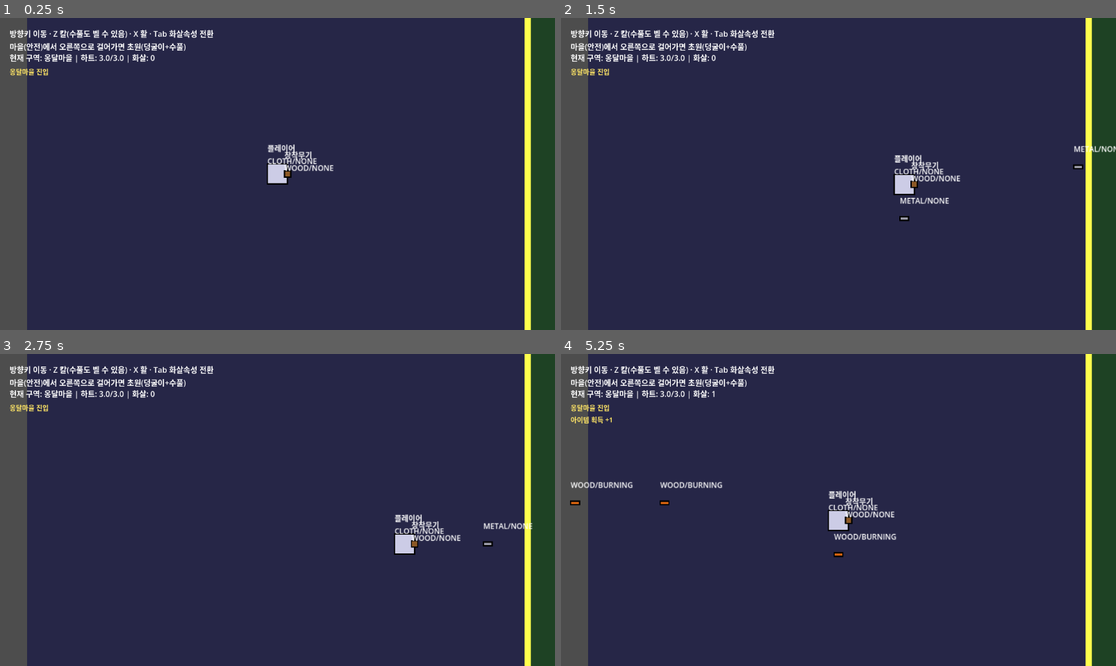
Above: before the commit, frames 1-4 (two rows, left to right).
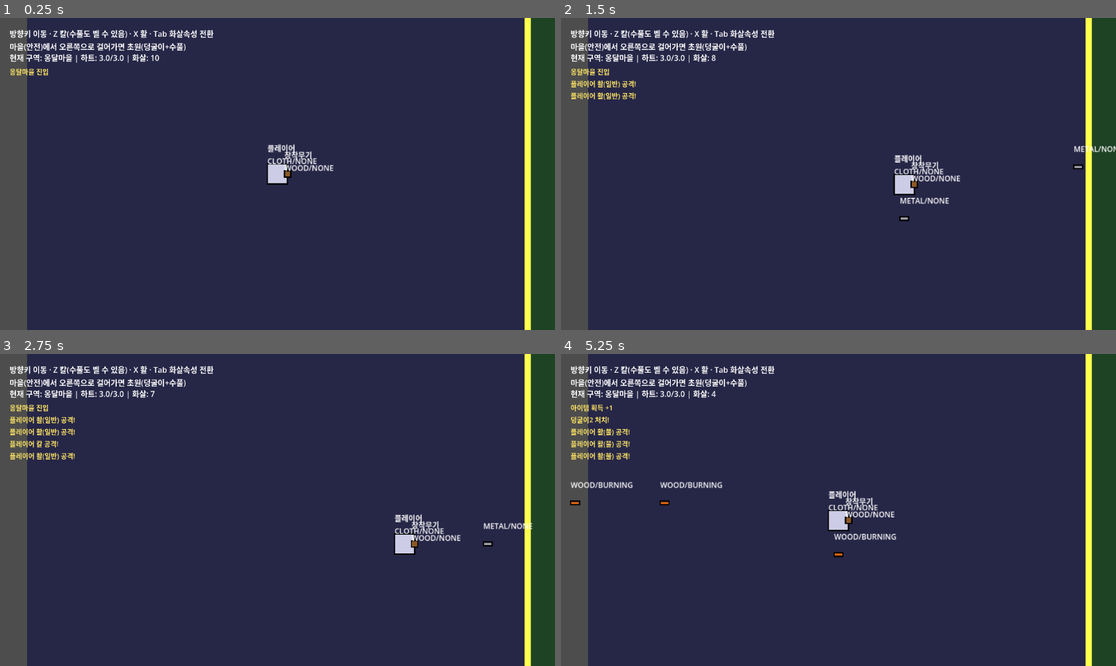
Above: after the commit, the same moments.

Repository: 50seok/ZeldaLike
Game: Godot game, scene res://scenes/world_test/world_test.tscn
The game is run twice, just before and just after one commit, with the same random seed, the same clock (stepped at 60 frames per second) and the same inputs. This scene is started directly instead of the project's main scene.
Inputs:
- Up to frame 1 (0.25 s): no input
- Up to frame 2 (1.5 s): tap Enter at 0.5 s; hold Right (ui_right) 0.53-1.28 s; tap X at 0.6, 1.35 s; tap Space at 0.77 s; hold Down (ui_down) from 1.28 s (still down)
- Up to frame 3 (2.75 s): tap Space at 1.52 s; release Down (ui_down) at 2.03 s; hold Right (ui_right) from 2.03 s (still down); tap Z at 2.1 s; tap X at 2.3 s
- Up to frame 4 (5.25 s): release Right (ui_right) at 2.78 s; hold Up (ui_up) 2.78-3.53 s; tap C at 2.85 s; tap Space at 3.02, 3.77, 4.52 s; tap X at 3.05, 3.8, 4.35, 5.1 s; hold Left (ui_left) 3.53-5.03 s; tap Tab at 3.6 s; hold Down (ui_down) from 5.03 s (still down)

The runs differ from the first frame. In frame 1, less than 0.1% of the frame differs, in the area x 27-29%, y 11-14%; in frame 2, 0.3%; in frame 3, 0.6%; in frame 4, 0.7%, in the area x 1-28%, y 11-35%.

Commit message:
fix: 화살 자원 소모 시스템 + world_test 전투 로그 누락 보완
- Player: 시작 시 화살 10개 지급, 활 쏠 때마다 1개씩 소모(화살 없으면 발사 안 됨)
  - 지금까지 활은 소지 화살 수와 무관하게 무한 발사됐음(실측 지적)
- world_test: playground에는 있던 전투 로그(공격/피격/처치)가 빠져있어서
  몬스터 타격/수풀 베기에 아무 반응이 안 보였던 것 보완
- 회귀 확인: M1 7/7, M2 10/10, M3인벤토리 6/6, M3월드 6/6 전부 유지

Diff:
--- a/project/scenes/world_test/world_test.gd
+++ b/project/scenes/world_test/world_test.gd
@@ -80,7 +80,15 @@
 	_log_label.add_theme_color_override("font_color", Color(1, 0.9, 0.4))
 	ui.add_child(_log_label)
 
+	_player.did_attack.connect(func(kind): _log("플레이어 %s 공격!" % kind))
+	_player.damaged.connect(func(amount): _log("플레이어 피격 -%.1f" % amount))
+	_player.died.connect(func(): _log("플레이어 사망..."))
 	_player.item_collected.connect(func(item_id, count): _log("아이템 획득 +%d" % count))
+
+	vine1.damaged.connect(func(amount): _log("덩굴이1 피격 -%.1f" % amount))
+	vine1.died.connect(func(): _log("덩굴이1 처치!"))
+	vine2.damaged.connect(func(amount): _log("덩굴이2 피격 -%.1f" % amount))
+	vine2.died.connect(func(): _log("덩굴이2 처치!"))
 
 
 func _process(_delta: float) -> void:
--- a/project/scripts/combat/player.gd
+++ b/project/scripts/combat/player.gd
@@ -27,12 +27,16 @@
 var _held_item: Throwable
 
 
+@export var starting_arrows: int = 10
+
+
 func _ready() -> void:
 	super._ready()
 	chem_material = ChemTypes.MaterialTag.CLOTH
 	display_name = "플레이어"
 	add_to_group("player")
 	_spawn_equipped_weapon()
+	inventory.add(ItemIds.ARROW, starting_arrows)
 
 
 func _physics_process(delta: float) -> void:
@@ -91,6 +95,10 @@
 
 
 func perform_bow_attack() -> void:
+	if inventory.get_count(ItemIds.ARROW) <= 0:
+		did_attack.emit("활(화살 없음!)")
+		return
+	inventory.remove(ItemIds.ARROW, 1)
 	did_attack.emit("활(%s)" % ("불" if current_tool == ToolType.FIRE else "일반"))
 	var arrow := Arrow.new()
 	arrow.shooter = self
